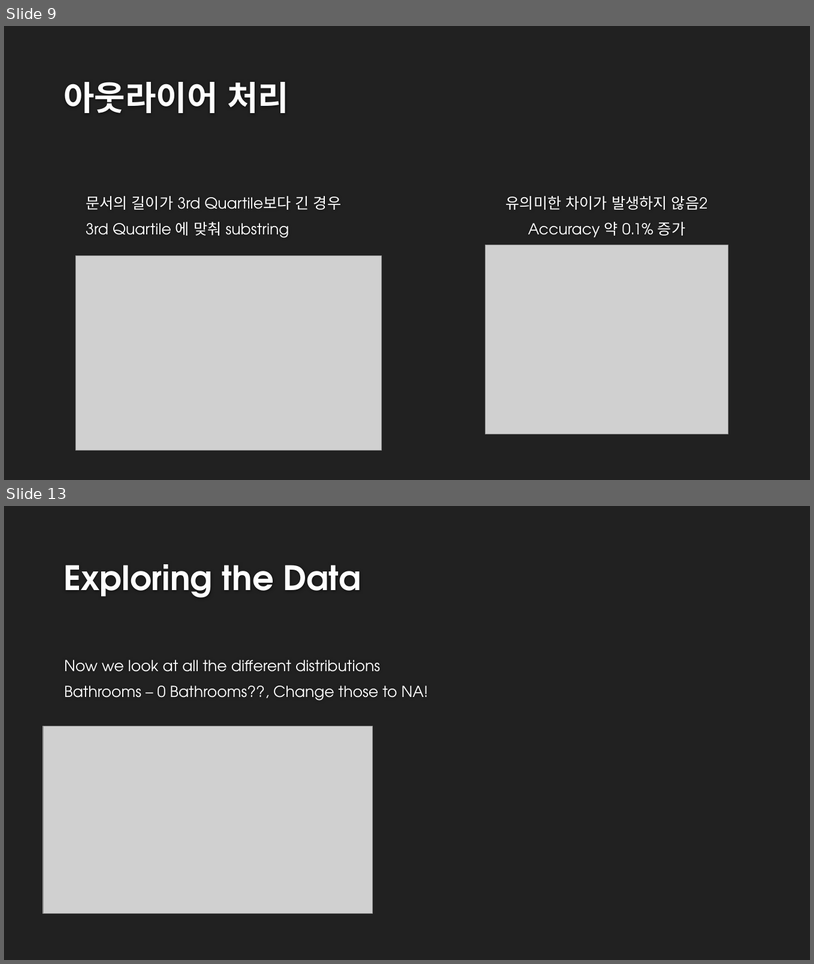
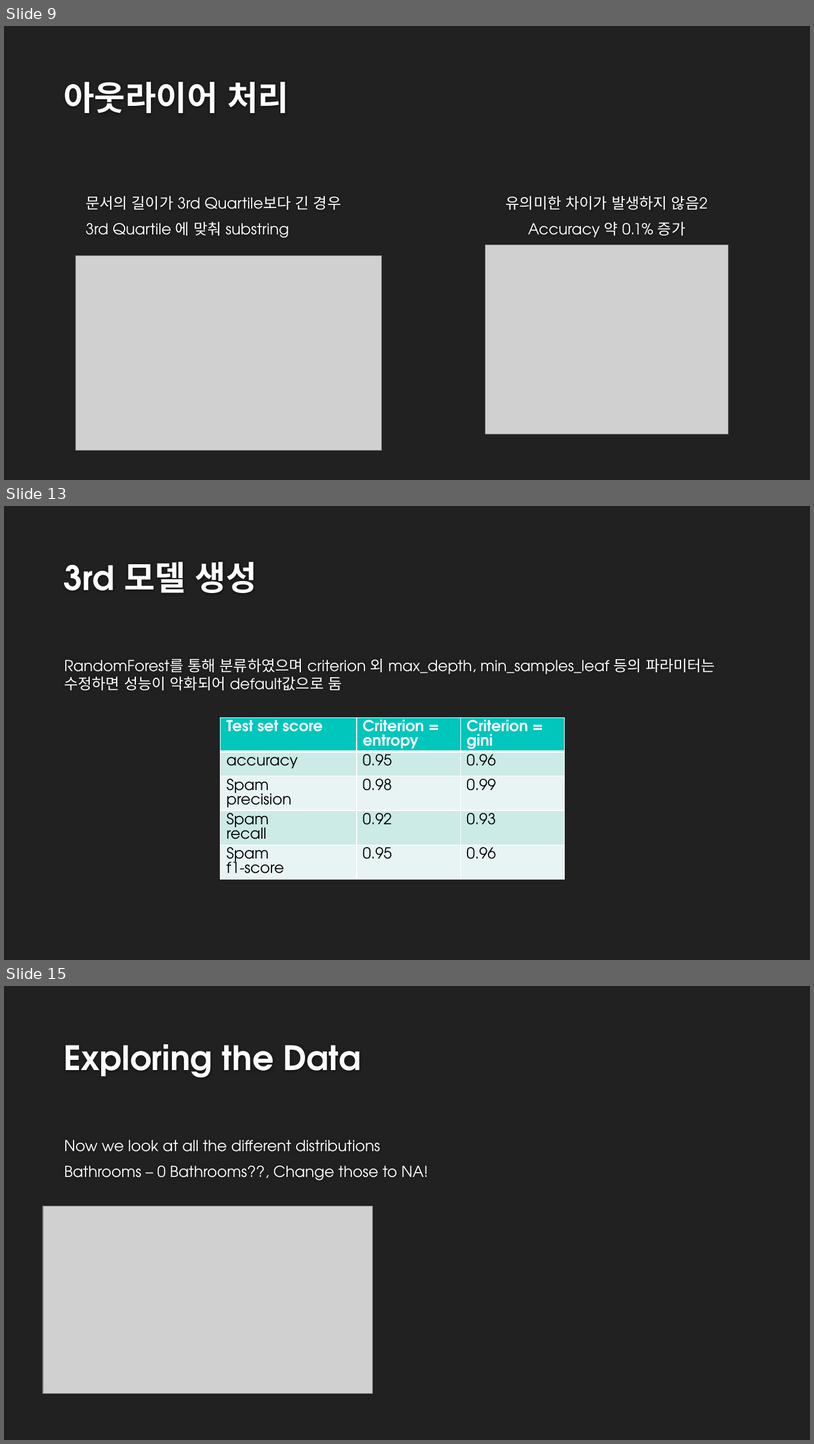
Before and after one commit to fluxus-dev/SpamPrediction, a slide deck: SpamOrHam.pptx. Shown one above the other, each under a label of ours: slides 9 and 13 before the commit, slides 9, 13 and 15 after it; the slides between them are not shown. The pictures are 814x964 and 814x1444 pixels, drawn with LibreOffice and Linux fonts; fonts in the diff are those of the drawing; grey boxes stand for pictures; background and template pictures are left out. Boxes give left, top, right and bottom in pixels: in the first picture for what was removed or moved away, otherwise in the second. Text is boxed around its words. In the diff, an @@ line names an element or a change of style, - is before the commit and + after.

```diff
--- a/SpamOrHam.pptx
+++ b/SpamOrHam.pptx
@@ slide 13 added at box(4, 506, 810, 960), background #212121 @@
@@ title added at box(63, 562, 257, 593), 40 pt, text #FEFEFE, bold @@
+3rd 모델 생성
@@ text added at box(64, 658, 716, 690), 18 pt, text #FFFFFF @@
+RandomForest를 통해 분류하였으며 criterion 외 max_depth, min_samples_leaf 등의 파라미터는 수정하면 성능이 악화되어 default값으로 둠
@@ table added at box(221, 717, 565, 912), 5 rows, 3 columns @@
+Test set score | Criterion = entropy | Criterion = gini
+accuracy | 0.95 | 0.96
+Spam / precision | 0.98 | 0.99
+Spam / recall | 0.92 | 0.93
+Spam / f1-score | 0.95 | 0.96
@@ what was slide 13 is now slide 15 @@
```
Also in this commit, not shown: 3 slides changed, 1 other slide added.
